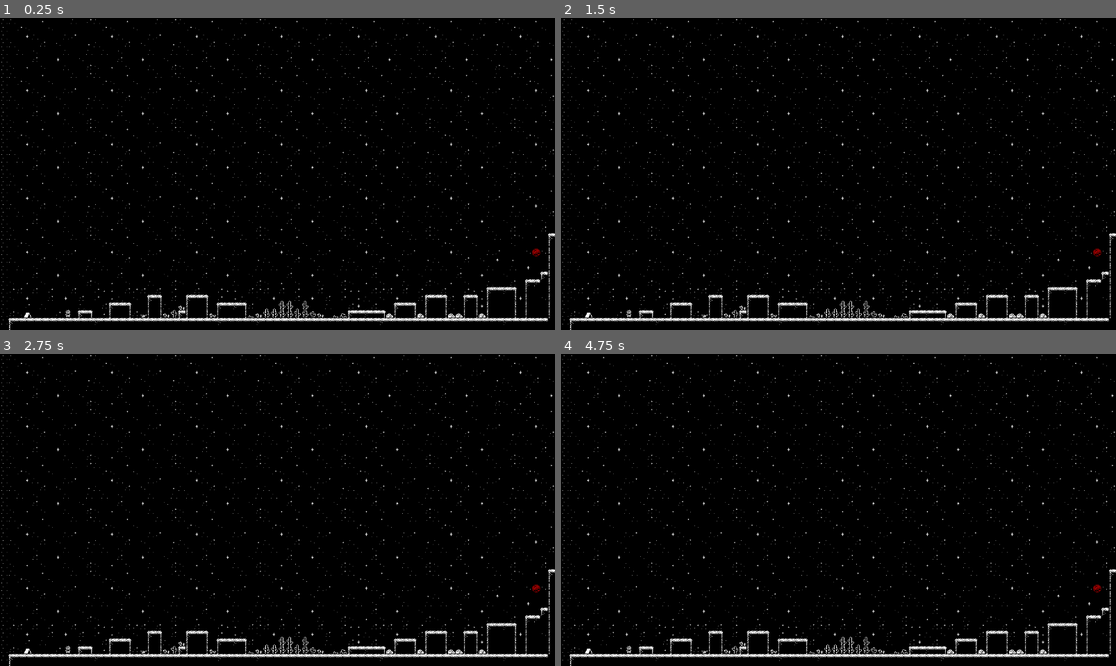
Above: before the commit, frames 1-4 (two rows, left to right).
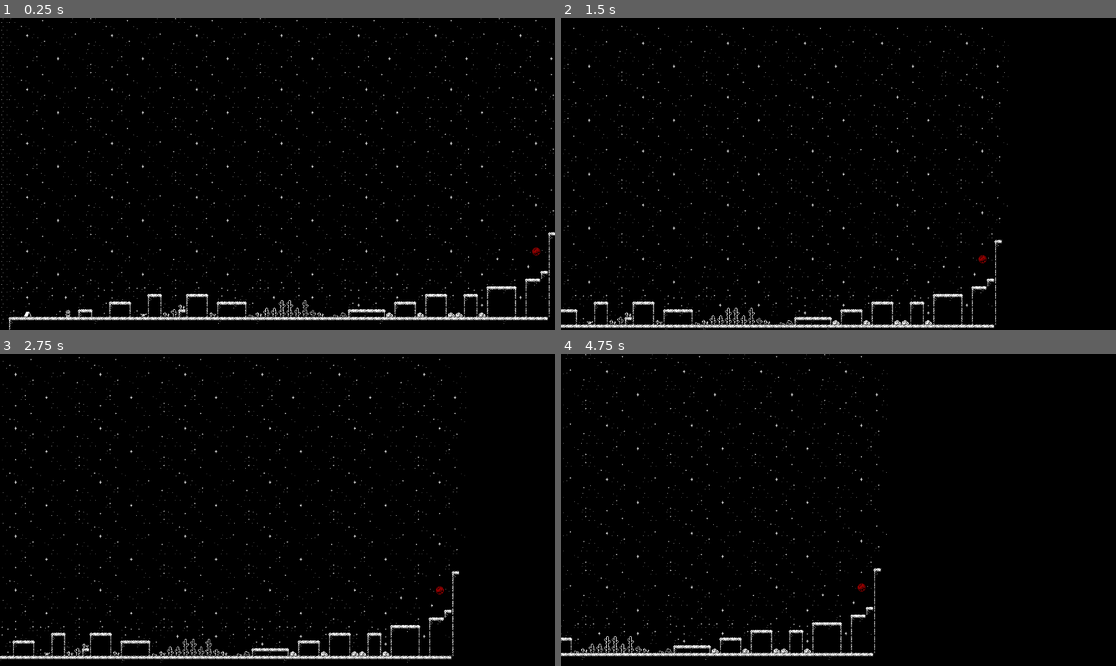
Above: after the commit, the same moments.

Repository: Tortiz-CSUF/western-noir-platformer
Game: Godot game, scene res://Sample_Scene.tscn
The game is run twice, just before and just after one commit, with the same random seed, the same clock (stepped at 60 frames per second) and the same inputs.
Inputs:
- Up to frame 1 (0.25 s): no input
- Up to frame 2 (1.5 s): tap Enter at 0.5 s; hold D (move_right) from 0.53 s (still down); tap Space (jump) at 0.6, 0.77, 1.07, 1.35 s
- Up to frame 3 (2.75 s): tap Space (jump) at 1.52, 1.82, 2.1 s; release D (move_right) at 2.03 s; hold A (move_left) from 2.03 s (still down)
- Up to frame 4 (4.75 s): release A (move_left) at 2.78 s; hold D (move_right) 2.78-4.28 s; tap Space (jump) at 2.85, 3.02, 3.32, 3.6, 3.77, 4.07, 4.35, 4.52 s; hold A (move_left) from 4.28 s (still down)

The runs differ from the first frame. In frame 1, 4.7% of the frame differs, in the area x 0-100%, y 0-100%; in frame 2, 6.1%; in frame 3, 5.7%; in frame 4, 4.9%.
Error before the commit: Parse Error: Expected statement, found "else" instead. (res://Player_Movement.gd:36)
Error after the commit: Invalid access to property or key 'has' on a base object of type 'SpriteFrames'. (res://Player_Movement.gd:34)

Commit message:
Completed Player Movement Script
Finished and tested player movement script. Currently has bugs

W 0:00:00:679   GDScript::reload: The local function parameter "name" is shadowing an already-declared property in the base class "Node".
  <GDScript Error>SHADOWED_VARIABLE_BASE_CLASS
  <GDScript Source>Player_Movement.gd:44 @ GDScript::reload()

E 0:00:00:694   _update_anim: Invalid access to property or key 'has' on a base object of type 'SpriteFrames'.
  <GDScript Source>Player_Movement.gd:34 @ _update_anim()
  <Stack Trace> Player_Movement.gd:34 @ _update_anim()
                Player_Movement.gd:25 @ _physics_process()

Diff:
--- a/Player_Movement.gd
+++ b/Player_Movement.gd
@@ -33,12 +33,13 @@
 	if not is_on_floor():
 		if anim.sprite_frames.has.animation("jump"):
 			_play_if_needed("jump")
-			else:
-				_play_if_needed("walk")
 		else:
-
-
-
+			_play_if_needed("walk")
+	else:
+		if abs(dir) > 0.01:
+			_play_if_needed("walk")
+		else:
+			_play_if_needed("idle")
 
 func _play_if_needed(name: String) -> void:
 	if anim.animation != name:
--- a/Sample_Scene.tscn
+++ b/Sample_Scene.tscn
@@ -68,7 +68,7 @@
 "texture": SubResource("AtlasTexture_00qm0")
 }],
 "loop": true,
-"name": &"Idle",
+"name": &"idle",
 "speed": 3.0
 }, {
 "frames": [{
@@ -85,7 +85,7 @@
 "texture": SubResource("AtlasTexture_ctowb")
 }],
 "loop": true,
-"name": &"Jump",
+"name": &"jump",
 "speed": 5.0
 }, {
 "frames": [{
@@ -102,7 +102,7 @@
 "texture": SubResource("AtlasTexture_c6bmn")
 }],
 "loop": true,
-"name": &"Walk",
+"name": &"walk",
 "speed": 10.0
 }]
 
@@ -258,8 +258,8 @@
 
 [node name="AnimatedSprite2D" type="AnimatedSprite2D" parent="Player"]
 sprite_frames = SubResource("SpriteFrames_1rndv")
-animation = &"Idle"
-frame_progress = 0.016936243
+animation = &"idle"
+frame_progress = 0.51145786
 
 [node name="CollisionShape2D" type="CollisionShape2D" parent="Player"]
 position = Vector2(0, -0.5)
